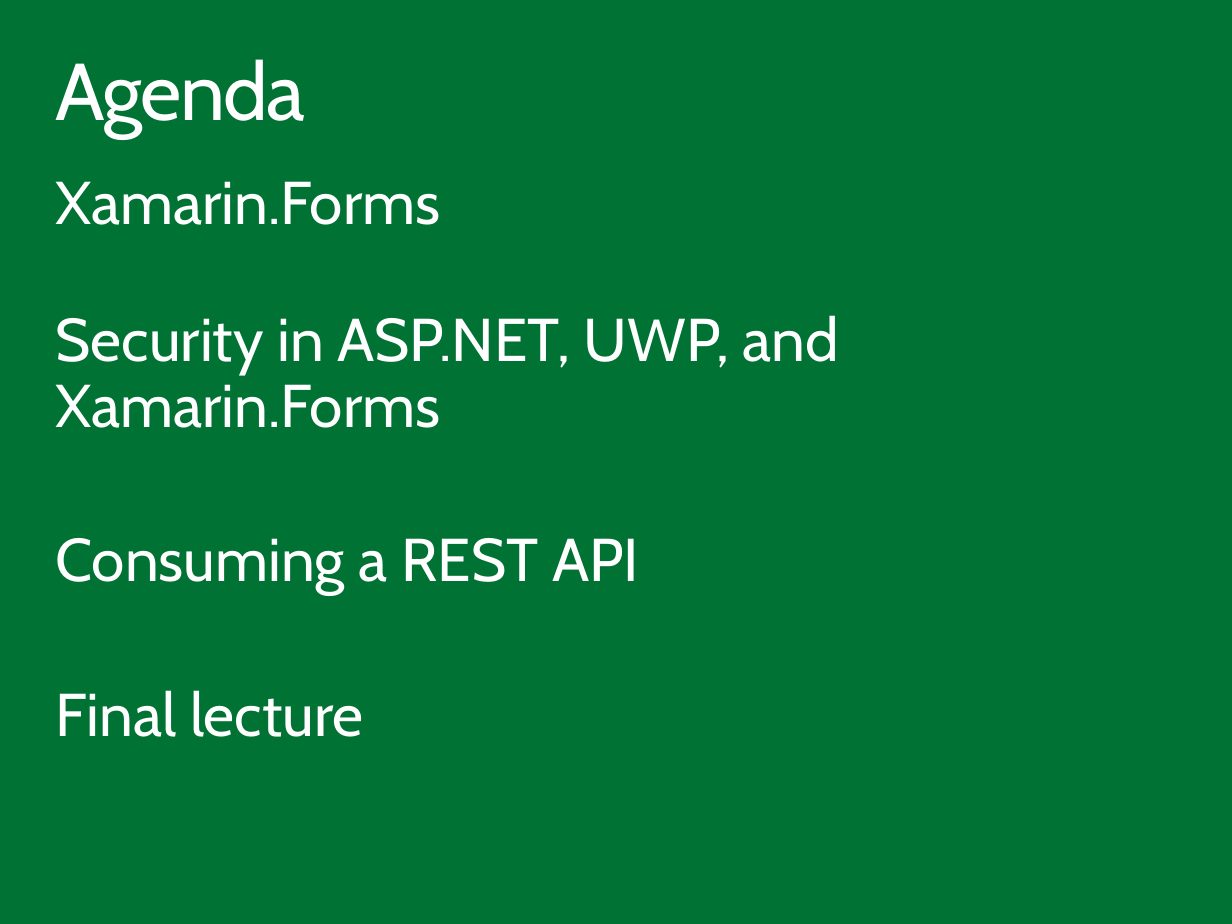
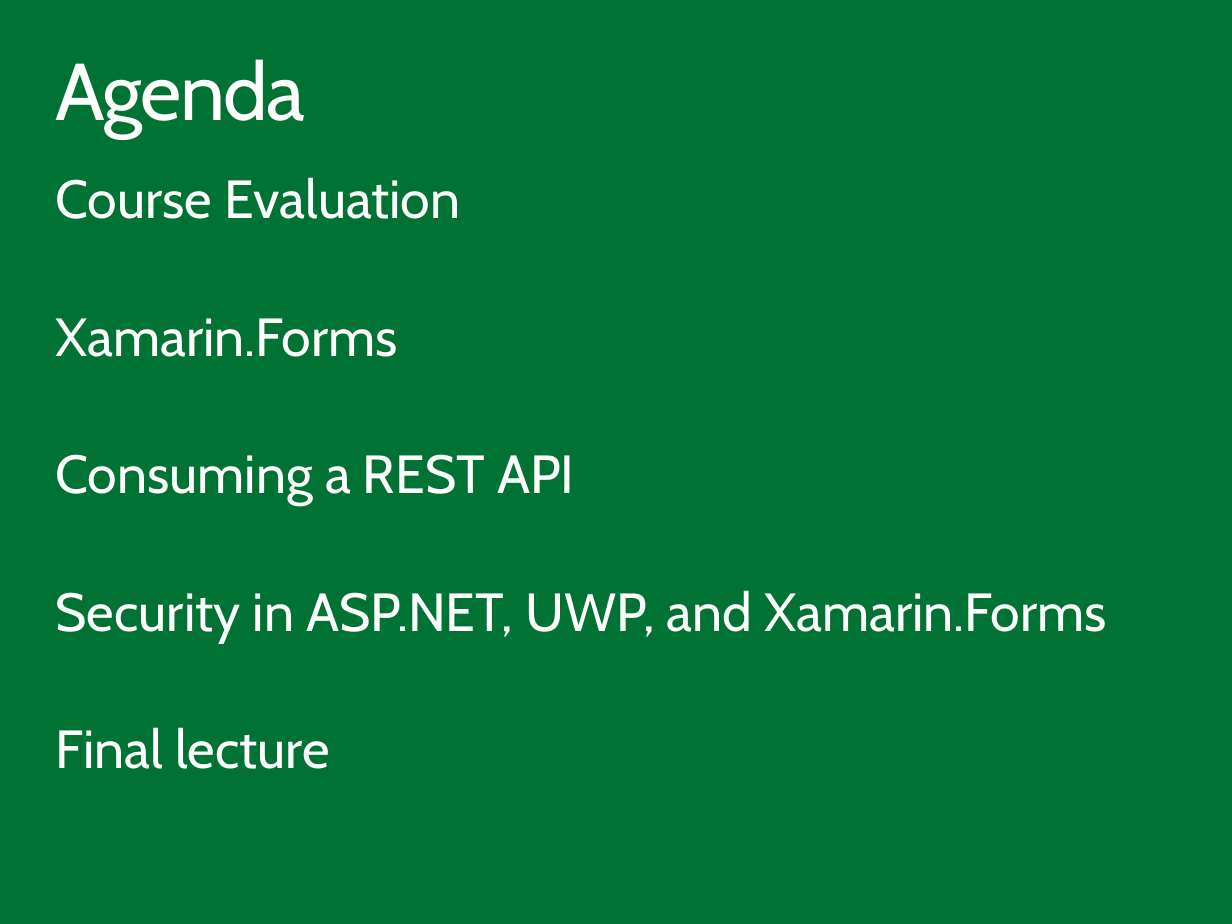
Before and after one commit to ondfisk/BDSA2017, a slide deck: slide 2 of Slides/Lecture10 - Apps part II.pptx. Drawn at 1232x924 pixels with LibreOffice and Linux fonts; fonts in the diff are those of the drawing. Boxes give left, top, right and bottom in pixels: in the first picture for what was removed or moved away, otherwise in the second. Text is boxed around its words. In the diff, an @@ line names an element or a change of style, - is before the commit and + after.

Commit message:
Updated slides

```diff
--- a/Slides/Lecture10 - Apps part II.pptx
+++ b/Slides/Lecture10 - Apps part II.pptx
@@ text at (56, 177, 461, 219): paragraph added @@
+Course Evaluation
@@ text at (56, 318, 1106, 769): size 36 to 32 pt in "Xamarin.Forms", "Security in ASP.NET, UWP, and Xamarin.Forms", "Final lecture" @@
@@ text at (56, 454, 574, 505): paragraph added @@
+Consuming a REST API
@@ text at (56, 538, 639, 595): paragraph removed @@
-Consuming a REST API
```
Also in this commit, not shown: 2 slides added.
